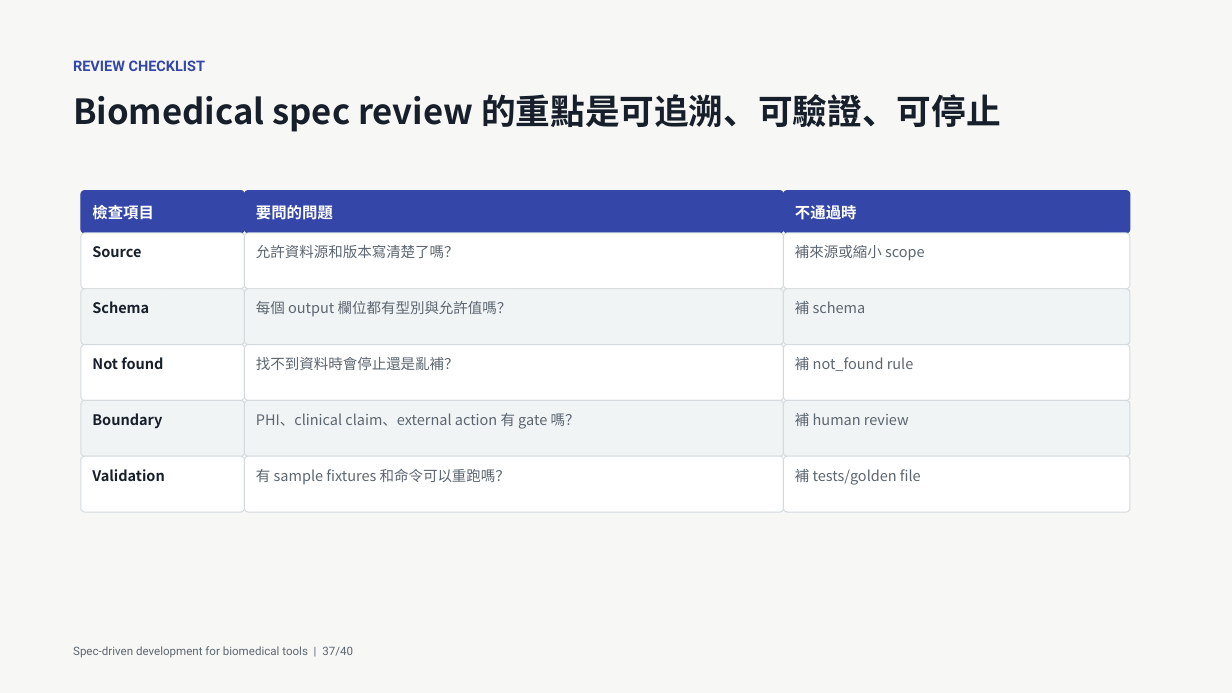
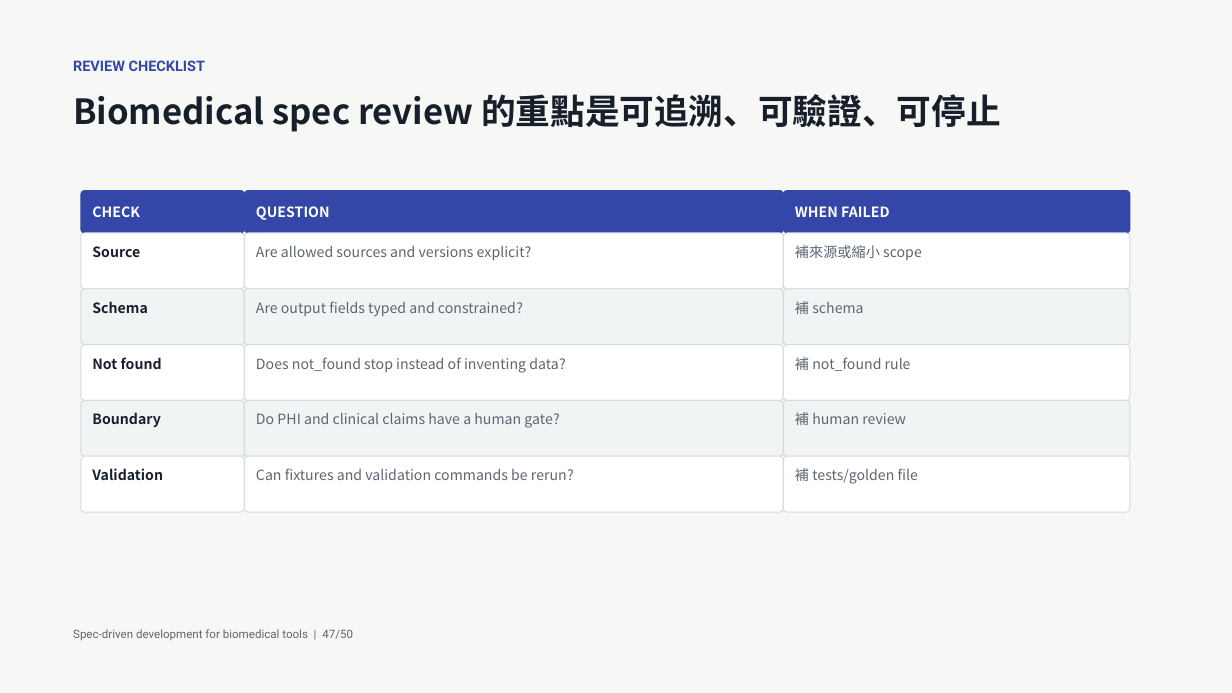
Before and after one commit to godkin1211/LLM_applications_on_BioMedicalData, a slide deck: slide 47 of slides/lesson-08-spec-driven-development-biomedical-tools.pptx (slide 37 before the commit). Drawn at 1232x693 pixels with LibreOffice and Linux fonts; fonts in the diff are those of the drawing. Boxes give left, top, right and bottom in pixels: in the first picture for what was removed or moved away, otherwise in the second. Text is boxed around its words. In the diff, an @@ line names an element or a change of style, - is before the commit and + after.

```diff
--- a/slides/lesson-08-spec-driven-development-biomedical-tools.pptx
+++ b/slides/lesson-08-spec-driven-development-biomedical-tools.pptx
@@ text at bbox=[92, 206, 140, 217]: text changed; size 12 to 11 pt @@
-檢查項目
+CHECK
@@ text at bbox=[256, 206, 330, 220]: text changed; size 12 to 11 pt @@
-要問的問題
+QUESTION
@@ text at bbox=[795, 206, 889, 217]: text changed; size 12 to 11 pt @@
-不通過時
+WHEN FAILED
@@ text at bbox=[256, 246, 532, 260]: text changed; size 11.2 to 11 pt @@
-允許資料源和版本寫清楚了嗎？
+Are allowed sources and versions explicit?
@@ text at bbox=[256, 301, 523, 316]: text changed; size 11.2 to 11 pt @@
-每個 output 欄位都有型別與允許值嗎？
+Are output fields typed and constrained?
@@ text at bbox=[256, 357, 565, 373]: text changed; size 11.2 to 11 pt @@
-找不到資料時會停止還是亂補？
+Does not_found stop instead of inventing data?
@@ text at bbox=[256, 413, 559, 428]: text changed; size 11.2 to 11 pt @@
-PHI、clinical claim、external action 有 gate 嗎？
+Do PHI and clinical claims have a human gate?
@@ text at bbox=[256, 468, 574, 480]: text changed; size 11.2 to 11 pt @@
-有 sample fixtures 和命令可以重跑嗎？
+Can fixtures and validation commands be rerun?
@@ size 11.2 to 11 pt in 10 elements at bbox=[92, 246, 140, 257], bbox=[795, 245, 922, 260], bbox=[92, 301, 148, 313], bbox=[795, 301, 863, 314], bbox=[92, 357, 162, 369], bbox=[795, 357, 911, 371], bbox=[92, 412, 161, 427], bbox=[795, 412, 906, 425], bbox=[92, 468, 163, 480], bbox=[795, 468, 918, 484] @@
@@ text at bbox=[73, 629, 353, 641]: text changed @@
-Spec-driven development for biomedical tools | 37/40
+Spec-driven development for biomedical tools | 47/50
```
Also in this commit, not shown: 37 other slides changed, 12 slides added, 2 slides removed, 2 other files.
